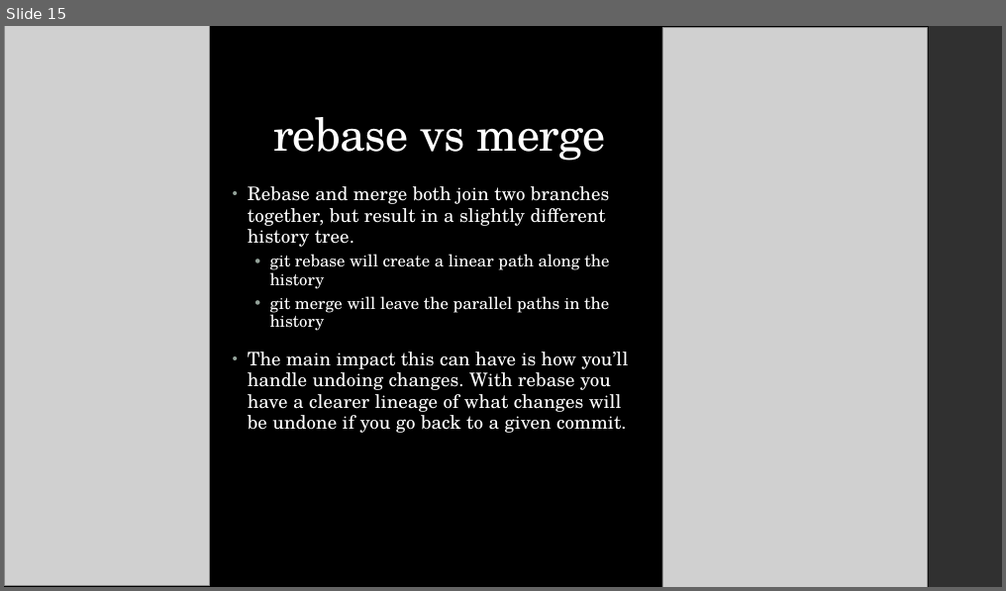
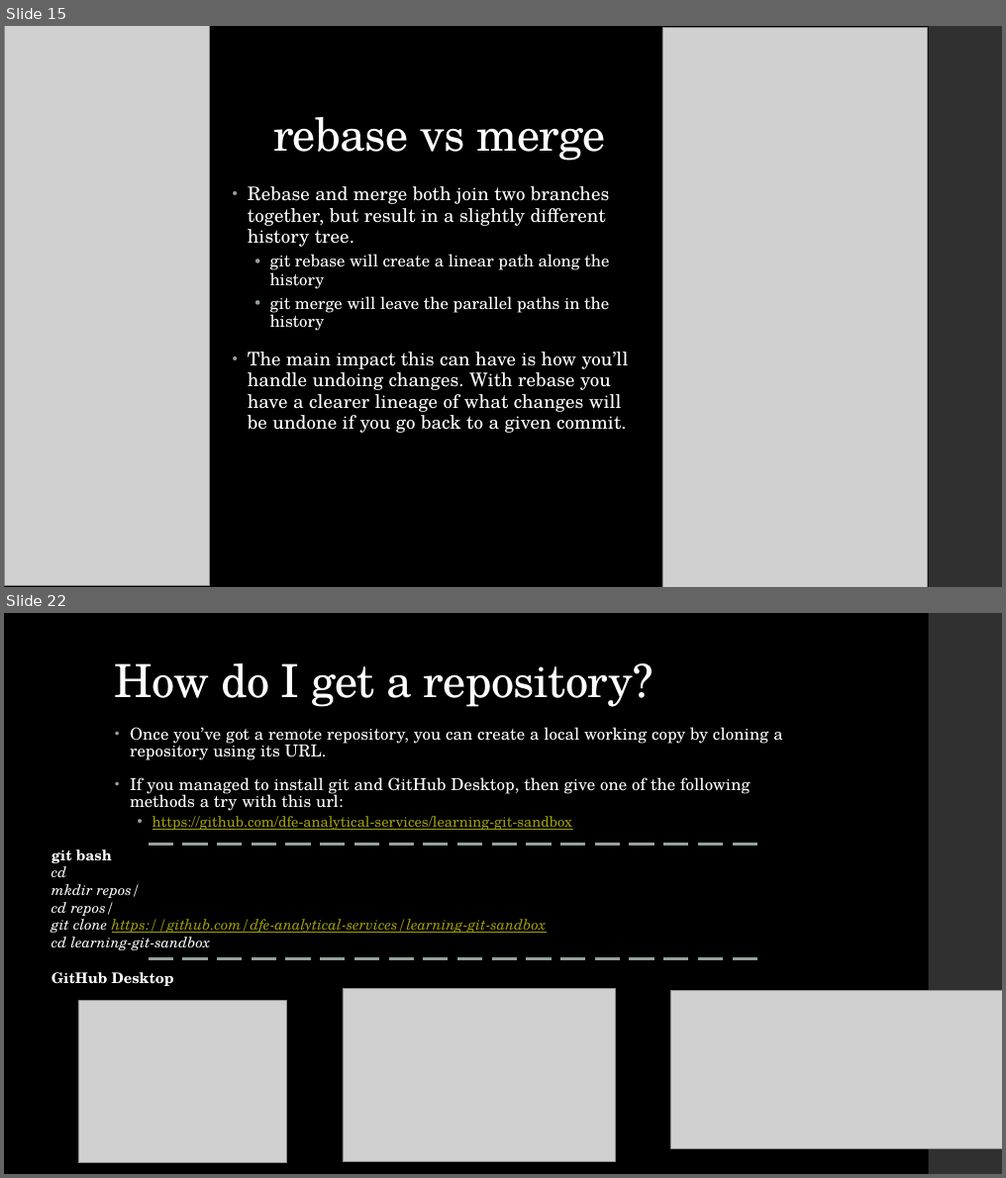
Before and after one commit to dfe-analytical-services/techskills_workshops, a slide deck: slides/workshopslides_quick-git.pptx. Shown one above the other, each under a label of ours: slide 15 before the commit, slides 15 and 22 after it; the slides between them are not shown. The pictures are 1006x591 and 1006x1178 pixels, drawn with LibreOffice and Linux fonts; fonts in the diff are those of the drawing; grey boxes stand for pictures. Boxes give left, top, right and bottom in pixels: in the first picture for what was removed or moved away, otherwise in the second. Text is boxed around its words. In the diff, an @@ line names an element or a change of style, - is before the commit and + after.

```diff
--- a/slides/workshopslides_quick-git.pptx
+++ b/slides/workshopslides_quick-git.pptx
@@ slide 22 added at [4,613,1002,1174], background #000000; not listed: 1 template element that a slide beside it also shows @@
@@ title added at [115,663,653,707], 44 pt, text #FFFFFF @@
+How do I get a repository?
@@ text added at [130,727,782,830], 16 pt, text #FFFFFF @@
+• Once you’ve got a remote repository, you can create a local working copy by cloning a repository using its URL.
+• If you managed to install git and GitHub Desktop, then give one of the following methods a try with this url:
+  • https://github.com/dfe-analytical-services/learning-git-sandbox
@@ text added at [52,850,547,951], 14 pt, text #9F9F0B, italic, underline @@
+git bash
+cd
+mkdir repos/
+cd repos/
+git clone https://github.com/dfe-analytical-services/learning-git-sandbox
+cd learning-git-sandbox
@@ line added from (757, 844) to (145, 844), #93A299 3 pt dashed @@
@@ line added from (757, 959) to (145, 959), #93A299 3 pt dashed @@
@@ text added at [52,972,174,986], 14 pt, text #FFFFFF, bold @@
+GitHub Desktop
@@ picture added at [343,989,615,1161] @@
@@ picture added at [671,990,1002,1149] @@
@@ picture added at [78,1001,287,1163] @@
```
Also in this commit, not shown: 2 slides changed, 7 other slides added, 5 slides removed.
